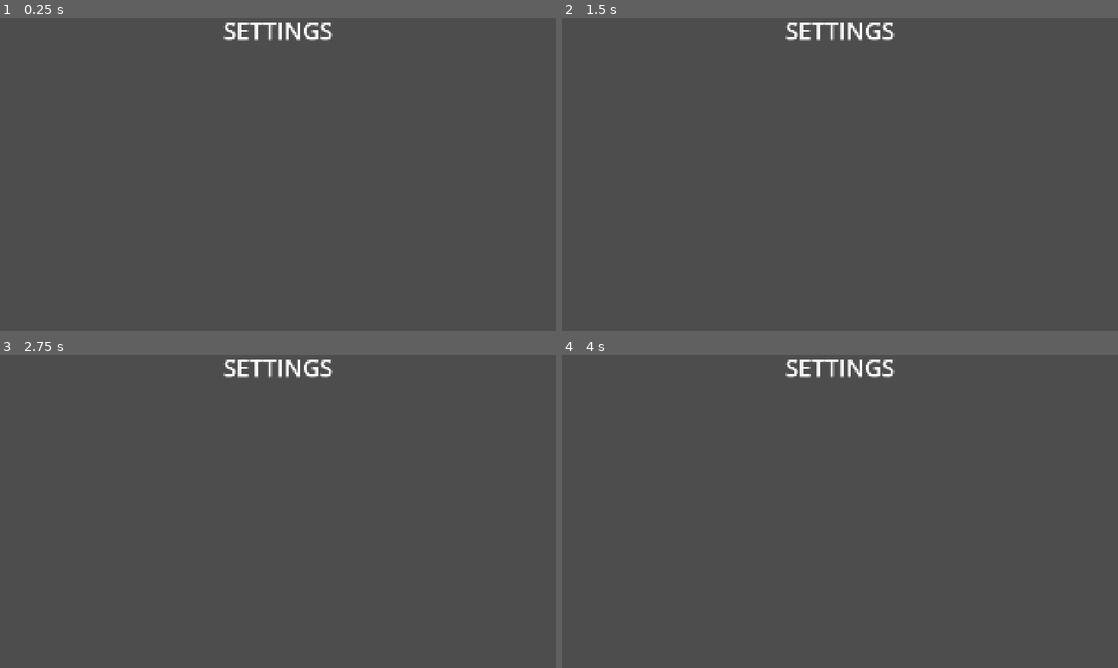
Above: before the commit, frames 1-4 (two rows, left to right).
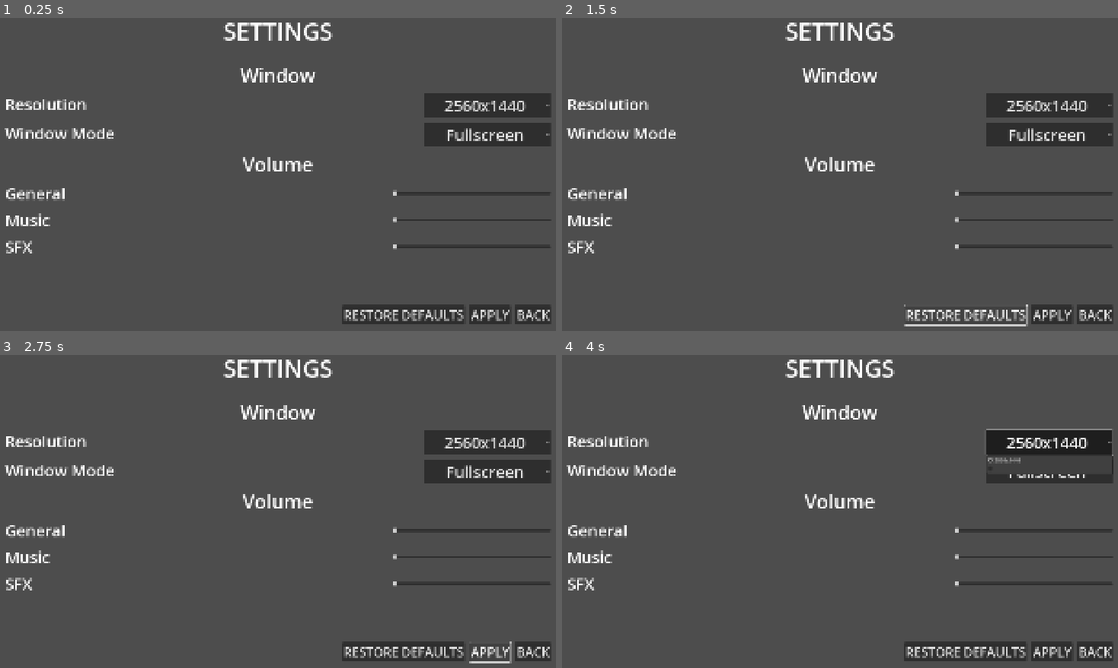
Above: after the commit, the same moments.

Repository: Ferreira06/PacOrton
Game: Godot game, scene res://settings_menu.tscn
Two runs of this game, one before a commit and one after it. Both use one fixed random seed, a clock stepped at 60 frames per second and the inputs below. This scene is started directly instead of the project's main scene.
Inputs (mouse positions are in pixels of both pictures, inside the frame that each line leads up to):
- Up to frame 1 (0.25 s): no input
- Up to frame 2 (1.5 s): click (1051, 105) at 0.5 s, where only the run after the commit has a clickable "2560x1440"; click (967, 315) at 1.25 s, where only the run after the commit has a clickable "RESTORE DEFAULTS"
- Up to frame 3 (2.75 s): click (489, 652) at 2 s, where only the run after the commit has a clickable "APPLY"
- Up to frame 4 (4 s): click (1095, 652) at 2.75 s, where only the run after the commit has a clickable "BACK"; click (1051, 442) at 3.5 s, where only the run after the commit has a clickable "2560x1440"

The runs differ from the first frame. In frame 1, 7.6% of the frame differs, in the area x 0-99%, y 1-98%; in frame 2, 7.1%; in frame 3, 7.4%; in frame 4, 7.0%.

Commit message:
feat: `SettingsMenu` raw interface made

Diff:
--- a/project.godot
+++ b/project.godot
@@ -12,7 +12,7 @@
 
 config/name="PacOrton"
 run/main_scene="uid://c30qrm1xpi7yk"
-config/features=PackedStringArray("4.4", "Forward Plus")
+config/features=PackedStringArray("4.5", "Forward Plus")
 config/icon="res://icon.svg"
 
 [display]
--- a/settings_menu.tscn
+++ b/settings_menu.tscn
@@ -1,7 +1,11 @@
-[gd_scene load_steps=2 format=3 uid="uid://d0t2r72hr8s35"]
+[gd_scene load_steps=3 format=3 uid="uid://d0t2r72hr8s35"]
 
 [sub_resource type="Theme" id="Theme_oerog"]
 Label/font_sizes/font_size = 50
+
+[sub_resource type="Theme" id="Theme_ufg0w"]
+Button/font_sizes/font_size = 40
+OptionButton/font_sizes/font_size = 50
 
 [node name="SettingsMenu" type="Control"]
 layout_mode = 3
@@ -12,26 +16,164 @@
 grow_vertical = 2
 theme = SubResource("Theme_oerog")
 
-[node name="Label" type="Label" parent="."]
+[node name="TitleLbl" type="Label" parent="."]
 layout_mode = 0
-offset_right = 1920.0
-offset_bottom = 200.0
+offset_left = 100.0
+offset_top = 50.0
+offset_right = 1820.0
+offset_bottom = 153.0
 theme_override_font_sizes/font_size = 75
 text = "SETTINGS"
 horizontal_alignment = 1
 vertical_alignment = 1
 
-[node name="MarginContainer" type="MarginContainer" parent="."]
+[node name="Margin" type="MarginContainer" parent="."]
 layout_mode = 0
 offset_top = 200.0
 offset_right = 1920.0
 offset_bottom = 1080.0
+theme_override_constants/margin_left = 100
+theme_override_constants/margin_right = 100
+theme_override_constants/margin_bottom = 50
 
-[node name="ScrollContainer" type="ScrollContainer" parent="MarginContainer"]
+[node name="SettingsVContainer" type="VBoxContainer" parent="Margin"]
+layout_mode = 2
+size_flags_horizontal = 3
+theme = SubResource("Theme_ufg0w")
+theme_override_constants/separation = 15
+
+[node name="WindowLbl" type="Label" parent="Margin/SettingsVContainer"]
+layout_mode = 2
+theme_override_font_sizes/font_size = 60
+text = "Window"
+horizontal_alignment = 1
+
+[node name="Resolution" type="HBoxContainer" parent="Margin/SettingsVContainer"]
 layout_mode = 2
 
-[node name="VBoxContainer" type="VBoxContainer" parent="MarginContainer/ScrollContainer"]
+[node name="Label" type="Label" parent="Margin/SettingsVContainer/Resolution"]
+layout_mode = 2
+size_flags_horizontal = 8
+size_flags_vertical = 1
+text = "Resolution"
+
+[node name="Gap" type="Control" parent="Margin/SettingsVContainer/Resolution"]
+layout_mode = 2
+size_flags_horizontal = 3
+
+[node name="OptionResolution" type="OptionButton" parent="Margin/SettingsVContainer/Resolution"]
+custom_minimum_size = Vector2(400, 0)
+layout_mode = 2
+size_flags_horizontal = 0
+alignment = 1
+selected = 0
+item_count = 2
+popup/item_0/text = "2560x1440"
+popup/item_0/id = 0
+popup/item_1/id = 1
+
+[node name="Window" type="HBoxContainer" parent="Margin/SettingsVContainer"]
 layout_mode = 2
 
-[node name="HBoxContainer" type="HBoxContainer" parent="MarginContainer/ScrollContainer/VBoxContainer"]
+[node name="Label" type="Label" parent="Margin/SettingsVContainer/Window"]
 layout_mode = 2
+size_flags_horizontal = 8
+size_flags_vertical = 1
+text = "Window Mode"
+
+[node name="Gap" type="Control" parent="Margin/SettingsVContainer/Window"]
+layout_mode = 2
+size_flags_horizontal = 3
+
+[node name="OptionWindowMode" type="OptionButton" parent="Margin/SettingsVContainer/Window"]
+custom_minimum_size = Vector2(400, 0)
+layout_mode = 2
+size_flags_horizontal = 0
+alignment = 1
+selected = 0
+item_count = 2
+popup/item_0/text = "Fullscreen"
+popup/item_0/id = 0
+popup/item_1/text = "Windowed"
+popup/item_1/id = 1
+
+[node name="VolumeLbl" type="Label" parent="Margin/SettingsVContainer"]
+layout_mode = 2
+theme_override_font_sizes/font_size = 60
+text = "Volume"
+horizontal_alignment = 1
+
+[node name="VGeneral" type="HBoxContainer" parent="Margin/SettingsVContainer"]
+layout_mode = 2
+
+[node name="General" type="Label" parent="Margin/SettingsVContainer/VGeneral"]
+layout_mode = 2
+size_flags_horizontal = 8
+size_flags_vertical = 1
+text = "General"
+
+[node name="Gap" type="Control" parent="Margin/SettingsVContainer/VGeneral"]
+layout_mode = 2
+size_flags_horizontal = 3
+
+[node name="VolumeSlider" type="HSlider" parent="Margin/SettingsVContainer/VGeneral"]
+custom_minimum_size = Vector2(500, 0)
+layout_mode = 2
+size_flags_vertical = 4
+step = 0.5
+
+[node name="VMusic" type="HBoxContainer" parent="Margin/SettingsVContainer"]
+layout_mode = 2
+
+[node name="Music" type="Label" parent="Margin/SettingsVContainer/VMusic"]
+layout_mode = 2
+size_flags_horizontal = 8
+size_flags_vertical = 1
+text = "Music"
+
+[node name="Gap" type="Control" parent="Margin/SettingsVContainer/VMusic"]
+layout_mode = 2
+size_flags_horizontal = 3
+
+[node name="VolumeSlider" type="HSlider" parent="Margin/SettingsVContainer/VMusic"]
+custom_minimum_size = Vector2(500, 0)
+layout_mode = 2
+size_flags_vertical = 4
+step = 0.5
+
+[node name="VSFX" type="HBoxContainer" parent="Margin/SettingsVContainer"]
+layout_mode = 2
+
+[node name="SFX" type="Label" parent="Margin/SettingsVContainer/VSFX"]
+layout_mode = 2
+size_flags_horizontal = 8
+size_flags_vertical = 1
+text = "SFX"
+
+[node name="Gap" type="Control" parent="Margin/SettingsVContainer/VSFX"]
+layout_mode = 2
+size_flags_horizontal = 3
+
+[node name="VolumeSlider" type="HSlider" parent="Margin/SettingsVContainer/VSFX"]
+custom_minimum_size = Vector2(500, 0)
+layout_mode = 2
+size_flags_vertical = 4
+step = 0.5
+
+[node name="Buttons" type="HBoxContainer" parent="Margin/SettingsVContainer"]
+layout_mode = 2
+size_flags_horizontal = 8
+size_flags_vertical = 10
+theme_override_constants/separation = 15
+
+[node name="RestoreDefaults" type="Button" parent="Margin/SettingsVContainer/Buttons"]
+layout_mode = 2
+text = "RESTORE DEFAULTS"
+
+[node name="Apply" type="Button" parent="Margin/SettingsVContainer/Buttons"]
+layout_mode = 2
+text = "APPLY"
+
+[node name="Back" type="Button" parent="Margin/SettingsVContainer/Buttons"]
+layout_mode = 2
+text = "BACK"
Not shown, changed: icon.svg.import
